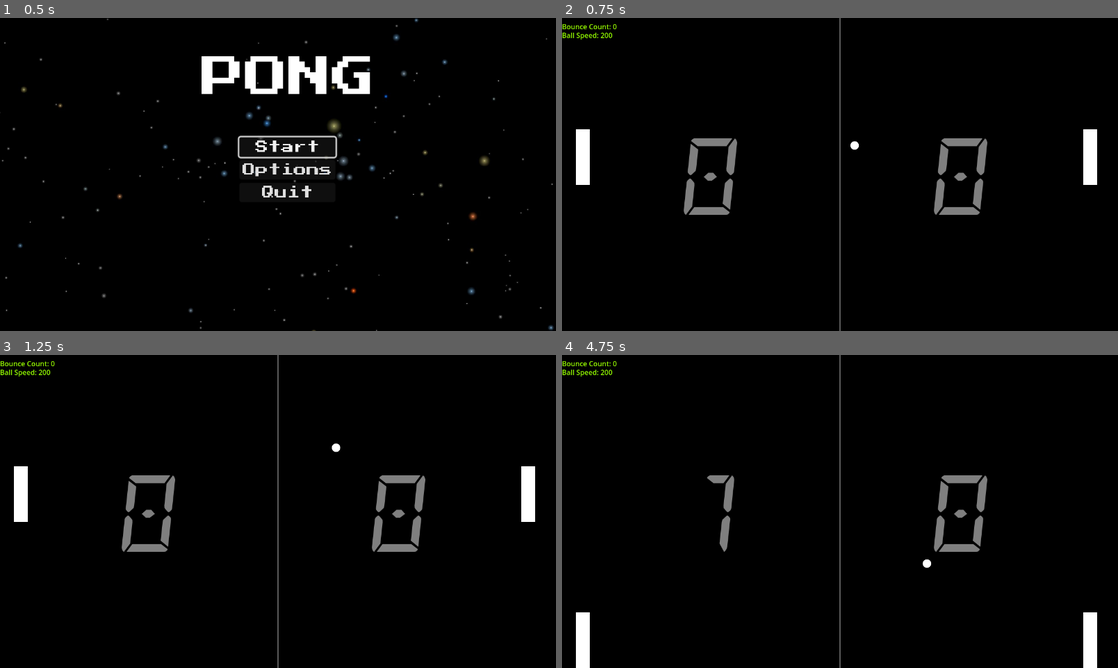
Above: before the commit, frames 1-4 (two rows, left to right).
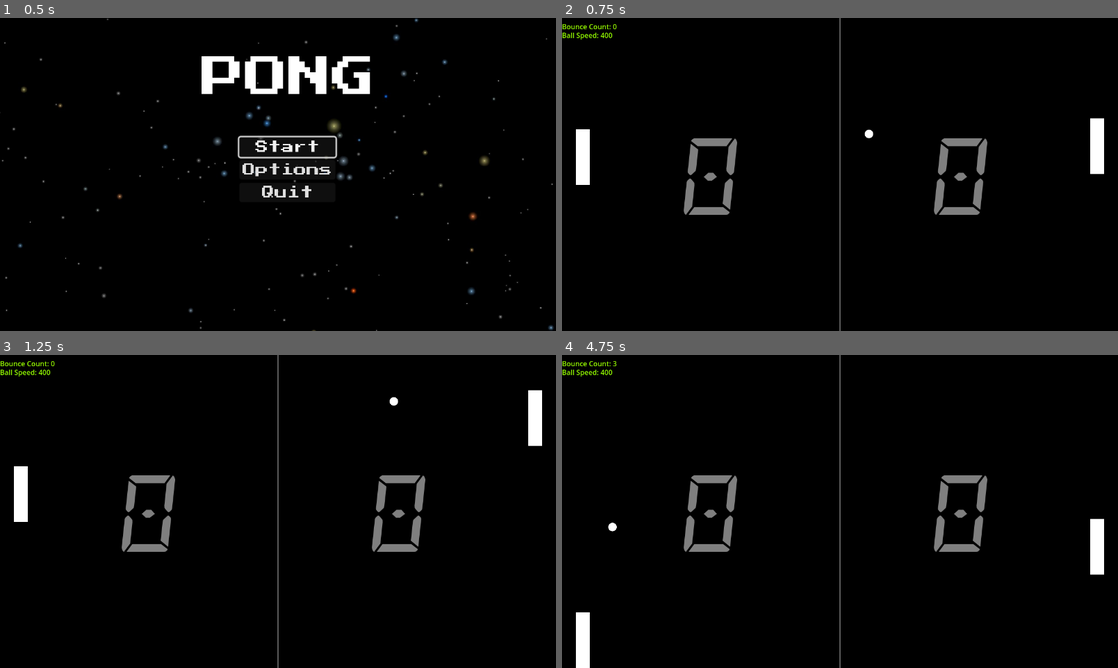
Above: after the commit, the same moments.

Repository: thejacer87/Pong
Game: Godot game, scene res://MainMenu/MainMenu.tscn
Two runs of this game, one before a commit and one after it. Both use one fixed random seed, a clock stepped at 60 frames per second and the inputs below.
Inputs:
- Up to frame 1 (0.5 s): no input
- Up to frame 2 (0.75 s): click "Start" at 0.5 s
- Up to frame 3 (1.25 s): no input
- Up to frame 4 (4.75 s): hold A (paddle_rotate_up) 1.28-2.03 s; hold Space (smack) 1.28-2.03 s; hold S (paddle_down) 2.03-2.78 s; tap Space (smack) at 2.1, 3.6 s; hold Space (smack) 2.78-3.53 s; hold A (paddle_rotate_up) 2.78-4.28 s; hold S (paddle_down) from 4.28 s (still down); hold Space (smack) from 4.28 s (still down)

Frame 1 is identical in both runs. In frame 2, 0.6% of the frame differs, in the area x 6-98%, y 4-54%; in frame 3, 1.0%; in frame 4, 1.8%, in the area x 6-98%, y 2-100%.

Commit message:
Adds AI player 2

Diff:
--- /dev/null
+++ b/AI.gd
@@ -0,0 +1,26 @@
+extends CharacterBody2D
+class_name AI
+
+const SPEED = 300.0
+@onready var score = 0
+var ball
+
+func _ready():
+	ball = get_parent().find_child("Ball")
+
+func _physics_process(delta):
+	var direction = Vector2(0, move_to_target(ball))
+	velocity.y = direction.y * SPEED
+	move_and_slide()
+
+func move_to_target(target):
+	if abs(target.position.y - position.y) > 32:
+		if target.position.y > position.y:
+			return 1
+		else:
+			return -1
+	else:
+		return 0
+
+func add_points(points = 1):
+	score += points
--- /dev/null
+++ b/AI.tscn
@@ -0,0 +1,17 @@
+[gd_scene load_steps=4 format=3 uid="uid://dcu7vk4rkix10"]
+
+[ext_resource type="Script" path="res://AI.gd" id="1_6xek8"]
+[ext_resource type="Texture2D" uid="uid://dkbso8ph6t6hm" path="res://assets/pixel.png" id="2_8e644"]
+
+[sub_resource type="RectangleShape2D" id="RectangleShape2D_qp3vd"]
+size = Vector2(32, 128)
+
+[node name="AI" type="CharacterBody2D"]
+script = ExtResource("1_6xek8")
+
+[node name="CollisionShape2D" type="CollisionShape2D" parent="."]
+shape = SubResource("RectangleShape2D_qp3vd")
+
+[node name="Sprite2D" type="Sprite2D" parent="."]
+scale = Vector2(32, 128)
+texture = ExtResource("2_8e644")
--- a/Ball.gd
+++ b/Ball.gd
@@ -1,6 +1,6 @@
 extends RigidBody2D
 class_name Ball
-@export var speed = 200
+@export var speed = 400
 
 var direction = Vector2.ZERO
 var velocity = Vector2.ZERO
--- a/Main.gd
+++ b/Main.gd
@@ -2,7 +2,7 @@
 
 @onready var ball = $Ball
 @onready var paddle_1 = $Paddle
-@onready var paddle_2 = $Paddle2
+@onready var paddle_2 = $AI
 @onready var zone_1 = $ScoringZone1
 @onready var zone_2 = $ScoringZone2
 
@@ -11,12 +11,10 @@
 	zone_1.connect("scored", _on_scored.bind(paddle_2))
 	zone_2.scored.connect(_on_scored.bind(paddle_1))
 
-
 # Called every frame. 'delta' is the elapsed time since the previous frame.
 func _process(delta):
 	pass
 
-
-func _on_scored(paddle: Paddle):
+func _on_scored(paddle):
 	paddle.add_points()
 	ball.reset_ball()
--- a/Main.tscn
+++ b/Main.tscn
@@ -7,6 +7,7 @@
 [ext_resource type="PackedScene" uid="uid://b4mgrn4k371np" path="res://Ball.tscn" id="3_veg81"]
 [ext_resource type="PackedScene" uid="uid://tp8y8cy65yo6" path="res://ScoringZone.tscn" id="4_aaibv"]
 [ext_resource type="PackedScene" uid="uid://0t7fdjjkiswj" path="res://UI.tscn" id="5_wcver"]
+[ext_resource type="PackedScene" uid="uid://dcu7vk4rkix10" path="res://AI.tscn" id="8_wi2pc"]
 
 [node name="Main" type="Node2D"]
 script = ExtResource("1_s0q0m")
@@ -20,16 +21,12 @@
 
 [node name="UI" parent="." instance=ExtResource("5_wcver")]
 player_one = NodePath("../Paddle")
-player_two = NodePath("../Paddle2")
+player_two = NodePath("../AI")
 
 [node name="debug" parent="." instance=ExtResource("2_ng6qu")]
 ball = NodePath("../Ball")
 
 [node name="Paddle" parent="." instance=ExtResource("1_8j0bh")]
-position = Vector2(1216, 320)
-scale = Vector2(-1, -1)
-
-[node name="Paddle2" parent="." instance=ExtResource("1_8j0bh")]
 position = Vector2(48, 320)
 
 [node name="WallTop" parent="." instance=ExtResource("2_ceck4")]
@@ -46,3 +43,6 @@
 
 [node name="ScoringZone2" parent="." instance=ExtResource("4_aaibv")]
 position = Vector2(1305, 322)
+
+[node name="AI" parent="." instance=ExtResource("8_wi2pc")]
+position = Vector2(1232, 320)
--- a/Paddle.gd
+++ b/Paddle.gd
@@ -2,7 +2,6 @@
 class_name Paddle
 
 const SPEED = 300.0
-const JUMP_VELOCITY = -400.0
 @onready var score = 0
 @export var is_smacking = false;
 
--- a/Paddle.tscn
+++ b/Paddle.tscn
@@ -120,7 +120,7 @@
 script = ExtResource("1_0uv2g")
 
 [node name="Sprite2D" type="Sprite2D" parent="."]
-scale = Vector2(32.5, 128)
+scale = Vector2(32, 128)
 texture = ExtResource("2_ym24h")
 
 [node name="CollisionShape2D" type="CollisionShape2D" parent="."]
--- a/project.godot
+++ b/project.godot
@@ -9,6 +9,11 @@
 config_version=5
 
 _global_script_classes=[{
+"base": "CharacterBody2D",
+"class": &"AI",
+"language": &"GDScript",
+"path": "res://AI.gd"
+}, {
 "base": "RigidBody2D",
 "class": &"Ball",
 "language": &"GDScript",
@@ -20,6 +25,7 @@
 "path": "res://Paddle.gd"
 }]
 _global_script_class_icons={
+"AI": "",
 "Ball": "",
 "Paddle": ""
 }
Not shown: 1 places in Main.tscn that only renumber resources
